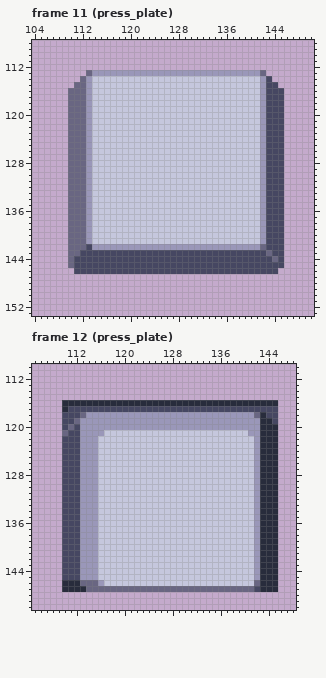
A pixel-art file gets an edit: art/things.aseprite. Above: the version before the commit.
256x256 pixels, 32 frames. Colours within 5 levels of each other are drawn and written as one. Shown: frame 11 (press_plate): x 104..150, y 108..153; frame 12 (press_plate): x 105..148, y 110..150. The commit also changed other frames, which this record leaves out.
The result:
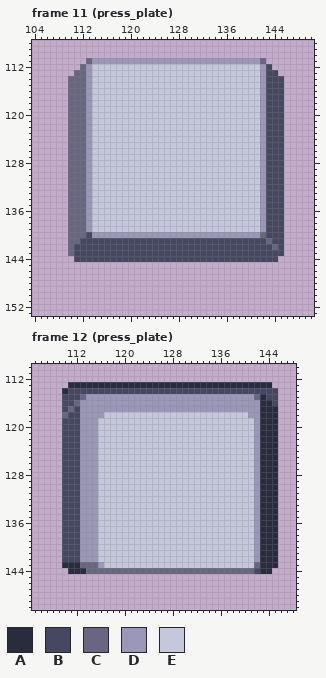
Palette (. is transparent): A #282c3c  B #464762  C #696682  D #9a97b9  E #c5c7dd
The exact change:
Frame 11 (press_plate):
y 111: x 113..142 .............................. -> CDDDDDDDDDDDDDDDDDDDDDDDDDDDDC
y 112: x 112..143 ................................ -> CDEEEEEEEEEEEEEEEEEEEEEEEEEEEEDB
y 113: x 111..144 ..CDDDDDDDDDDDDDDDDDDDDDDDDDDDDC.. -> CCDEEEEEEEEEEEEEEEEEEEEEEEEEEEEDBB
y 114: x 110..111 .. -> CC; x 144..145 .. -> BB
y 115: x 110 . -> C; x 145 . -> B
y 140: x 113..142 DEEEEEEEEEEEEEEEEEEEEEEEEEEEED -> BDDDDDDDDDDDDDDDDDDDDDDDDDDDDC
y 141: x 112..143 CDEEEEEEEEEEEEEEEEEEEEEEEEEEEEDB -> BBBBBBBBBBBBBBBBBBBBBBBBBBBBBBBC
y 142: x 111..112 CC -> BB; x 114..142 DDDDDDDDDDDDDDDDDDDDDDDDDDDDC -> BBBBBBBBBBBBBBBBBBBBBBBBBBBBB; x 144 B -> C
y 143: x 111 C -> B; x 143 C -> B
y 144: x 110 C -> .; x 144..145 CB -> B.
y 145: x 110..145 CBBBBBBBBBBBBBBBBBBBBBBBBBBBBBBBBBBB -> ....................................
y 146: x 111..144 BBBBBBBBBBBBBBBBBBBBBBBBBBBBBBBBBB -> ..................................
Frame 12 (press_plate):
y 113: x 111..144 .................................. -> AAAAAAAAAAAAAAAAAAAAAAAAAAAAAAAAAA
y 114: x 110..145 .................................... -> ABBBBBBBBBBBBBBBBBBBBBBBBBBBBBBBBBBB
y 115: x 110..145 .................................... -> BBBCDDDDDDDDDDDDDDDDDDDDDDDDDDDDCABB
y 116: x 110..142 AAAAAAAAAAAAAAAAAAAAAAAAAAAAAAAAA -> BBCDDDDDDDDDDDDDDDDDDDDDDDDDDDDDD; x 145 A -> B
y 117: x 110..111 AB -> BC; x 113..145 BBBBBBBBBBBBBBBBBBBBBBBBBBBBBBBBB -> DDDDDDDDDDDDDDDDDDDDDDDDDDDDDDAAA
y 118: x 110 B -> C; x 113 C -> D; x 117..140 DDDDDDDDDDDDDDDDDDDDDDDD -> EEEEEEEEEEEEEEEEEEEEEEEE; x 142 C -> D; x 144..145 BB -> AA
y 119: x 112 C -> B; x 116..141 DDDDDDDDDDDDDDDDDDDDDDDDDD -> EEEEEEEEEEEEEEEEEEEEEEEEEE; x 145 B -> A
y 120: x 111 C -> B; x 116..141 DDDDDDDDDDDDDDDDDDDDDDDDDD -> EEEEEEEEEEEEEEEEEEEEEEEEEE
y 121: x 110 C -> B; x 116 D -> E; x 141 D -> E
y 143: x 110..116 BBBDDDE -> AAACCCD; x 142 D -> C
y 144: x 110..142 BBBDDDEEEEEEEEEEEEEEEEEEEEEEEEEED -> .AAACCCCCCCCCCCCCCCCCCCCCCCCCCCCB; x 145 A -> .
y 145: x 110..145 BBBDDDEEEEEEEEEEEEEEEEEEEEEEEEEEDAAA -> ....................................
y 146: x 110..145 AAACCCDEEEEEEEEEEEEEEEEEEEEEEEEECAAA -> ....................................
y 147: x 110..145 AAAACCCCCCCCCCCCCCCCCCCCCCCCCCCCBAAA -> ....................................
Where, in picture pixels (left, top, right, bottom), the same in both pictures:
changed: (68, 58, 284, 88)
changed: (68, 232, 284, 274)
changed: (62, 382, 278, 436)
changed: (62, 562, 278, 592)
